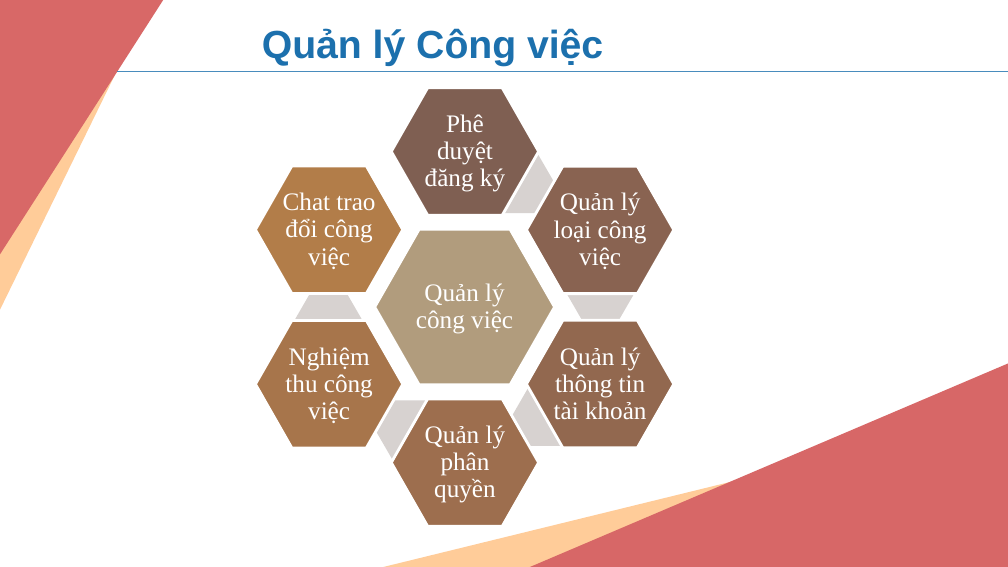
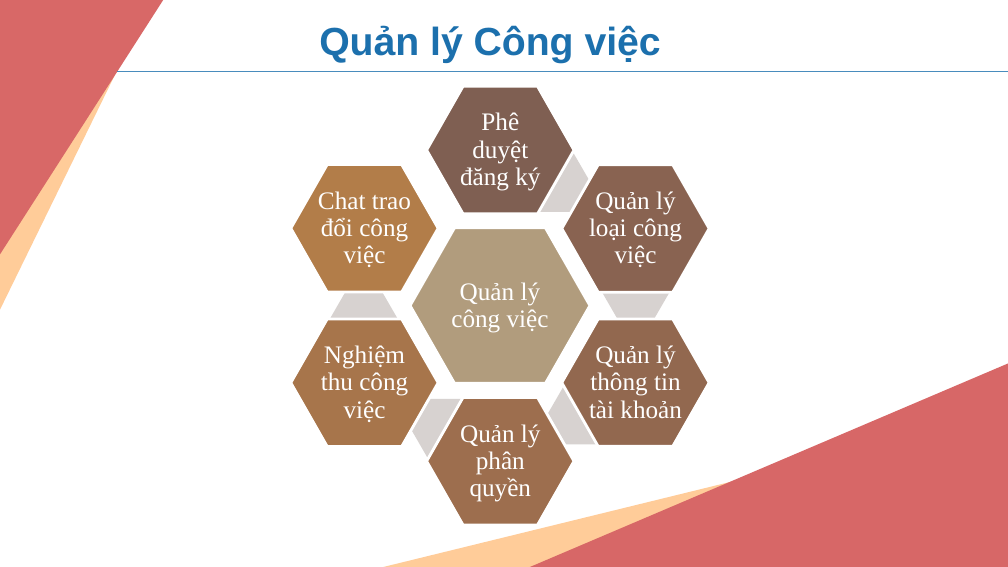
Before and after one commit to nccasia/codewar3, a slide deck: slide 4 of Document/Maianvat-Van.pptx. Drawn at 1008x567 pixels with LibreOffice and Linux fonts; fonts in the diff are those of the drawing. Boxes give left, top, right and bottom in pixels: in the first picture for what was removed or moved away, otherwise in the second. Text is boxed around its words. In the diff, an @@ line names an element or a change of style, - is before the commit and + after.

```diff
--- a/Document/Maianvat-Van.pptx
+++ b/Document/Maianvat-Van.pptx
@@ text "Quản lý Công việc": place and size @@
-text "Quản lý Công việc" at [262,28,603,66]
+text "Quản lý Công việc" at [319,25,661,63]
@@ text "Quản lý Công việc" at [319,25,661,63]: alignment left to centre @@
@@ 12 hexagons, 7 texts: place and size @@
-12 hexagons, 7 texts at [255,88,673,527]
+12 hexagons, 7 texts at [291,87,709,525]
```
Also in this commit, not shown: 2 other slides changed, 8 other files.
